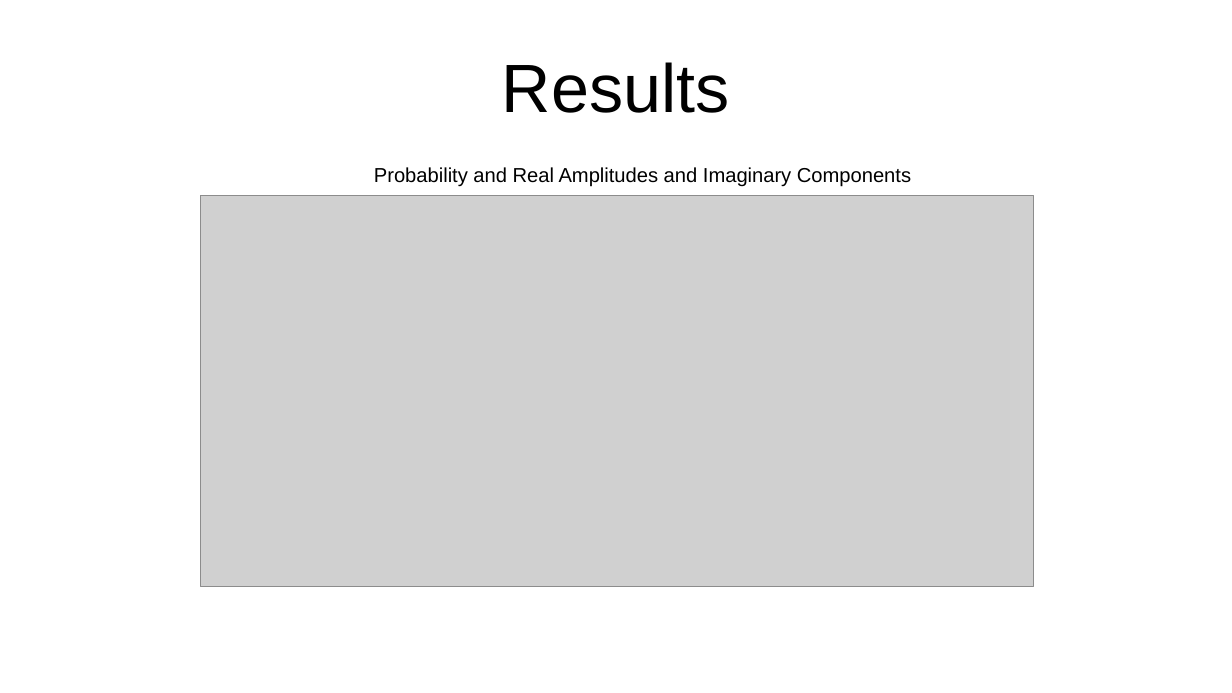
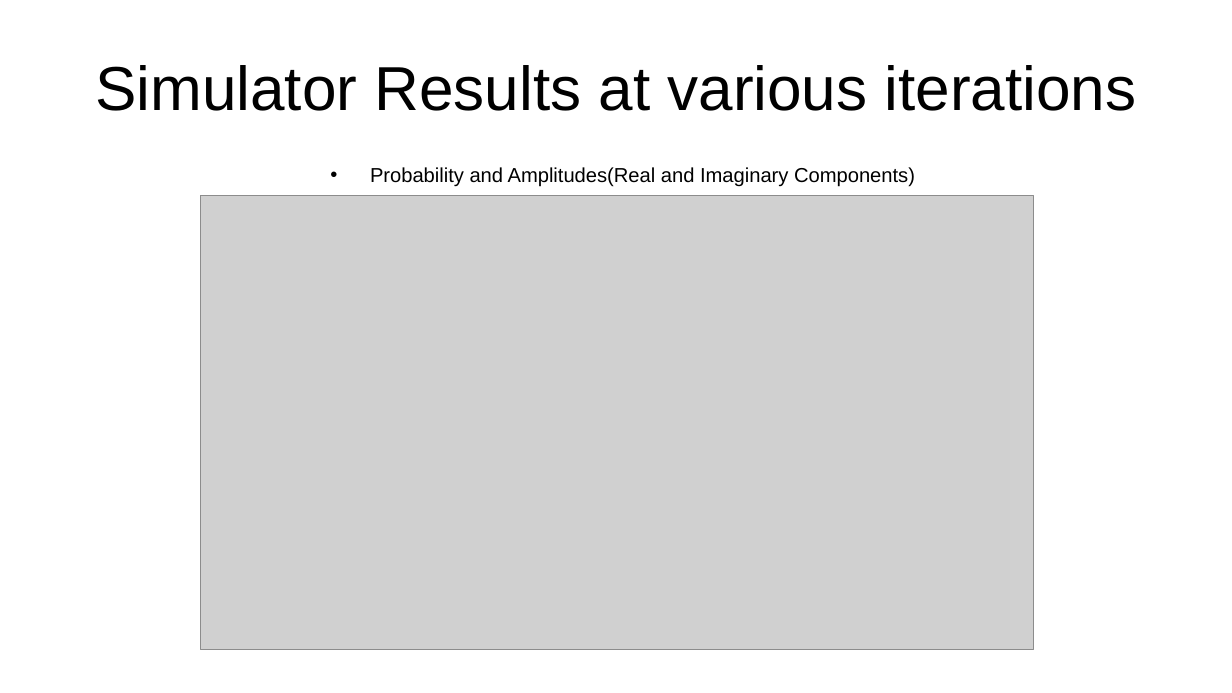
Before and after one commit to LaplaceDaemon101/grover-search, a slide deck: slide 9 of Group_No_6A.pptx. Drawn at 1232x693 pixels with LibreOffice and Linux fonts; fonts in the diff are those of the drawing; grey boxes stand for pictures. Boxes give left, top, right and bottom in pixels: in the first picture for what was removed or moved away, otherwise in the second. Text is boxed around its words. In the diff, an @@ line names an element or a change of style, - is before the commit and + after.

```diff
--- a/Group_No_6A.pptx
+++ b/Group_No_6A.pptx
@@ title at (95, 65, 1137, 111): text changed; size 44 to 40 pt @@
-Results
+Simulator Results at various iterations
@@ text at (370, 167, 915, 187): text changed @@
-Probability and Real Amplitudes and Imaginary Components
+• Probability and Amplitudes(Real and Imaginary Components)
@@ picture: place and size @@
-picture at (200, 196, 1033, 587)
+picture at (200, 196, 1033, 650)
```
Also in this commit, not shown: 9 other slides changed.
